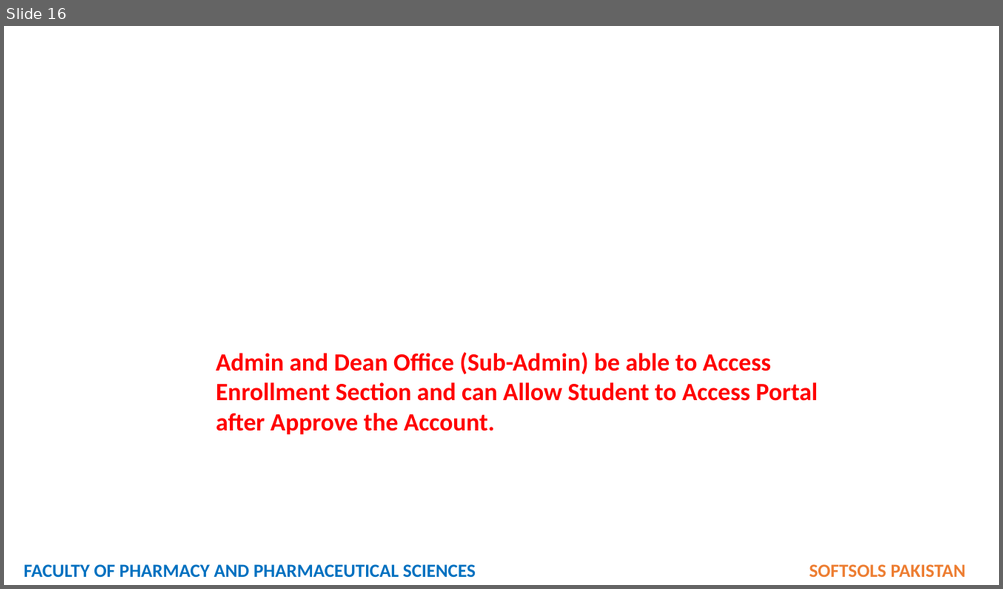
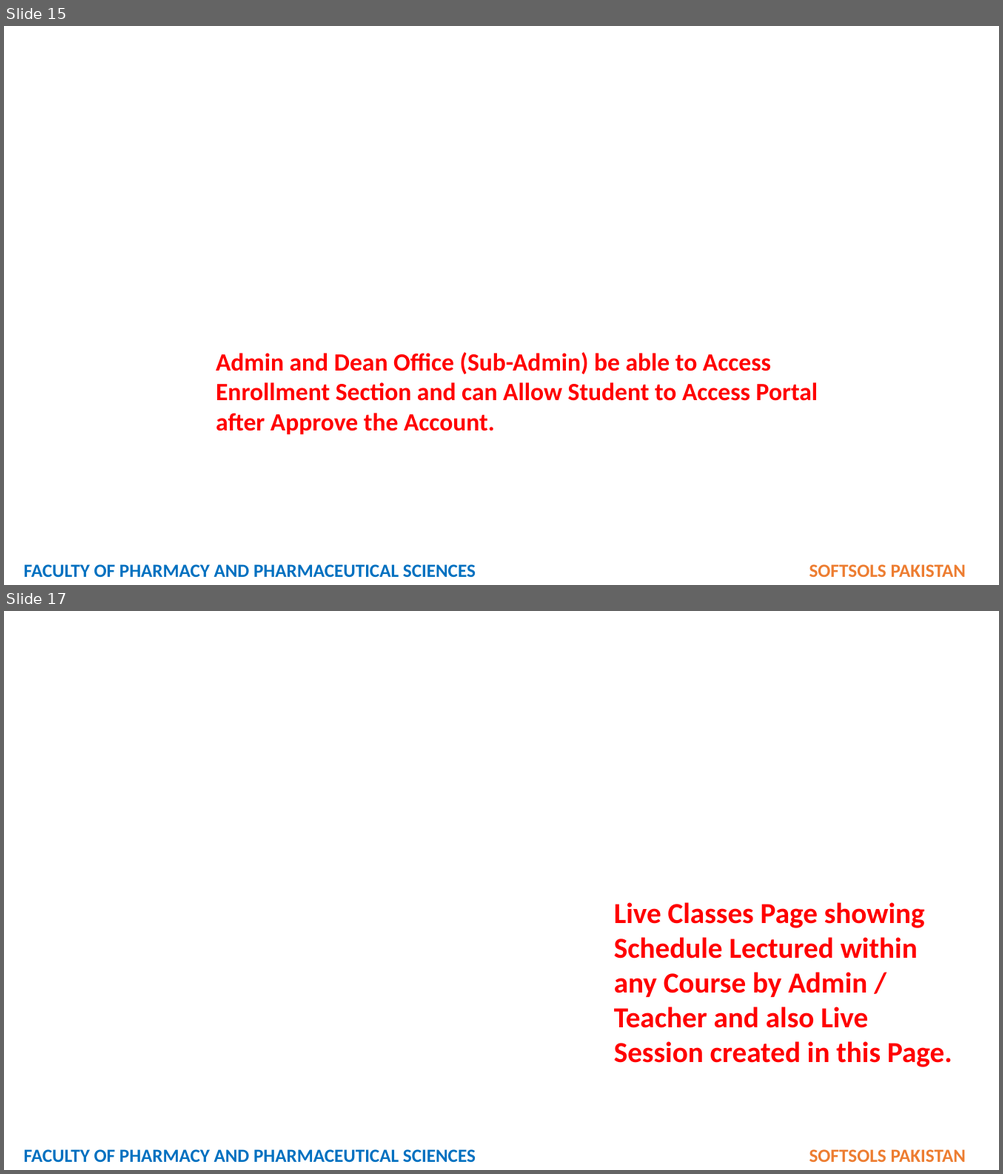
Before and after one commit to softsolspk1/fop, a slide deck: SUPER ADMIN ROLE - DEAN ROLE.pptx. Shown one above the other, each under a label of ours: slide 16 before the commit, slides 15 and 17 after it; the slides between them are not shown. The pictures are 1003x589 and 1003x1174 pixels, drawn with LibreOffice and Linux fonts; fonts in the diff are those of the drawing; background and template pictures are left out. Boxes give left, top, right and bottom in pixels: in the first picture for what was removed or moved away, otherwise in the second. Text is boxed around its words. In the diff, an @@ line names an element or a change of style, - is before the commit and + after.

Commit message:
feat: unified scheduled lecture join classroom, added recording deletion, and attendance UI overhaul

```diff
--- a/SUPER ADMIN ROLE - DEAN ROLE.pptx
+++ b/SUPER ADMIN ROLE - DEAN ROLE.pptx
@@ slide 17 added at [4,611,999,1170], background picture (left out) @@
@@ text added at [614,903,952,1068], 28 pt, text #FF0000, bold @@
+Live Classes Page showing Schedule Lectured within any Course by Admin / Teacher and also Live Session created in this Page.
@@ text added at [24,1150,965,1163], 18 pt, text #0070C0, bold @@
+FACULTY OF PHARMACY AND PHARMACEUTICAL SCIENCES SOFTSOLS PAKISTAN
@@ what was slide 16 is now slide 15 @@
```
Also in this commit, not shown: 1 slide changed, 12 other slides added, 9 other files.
